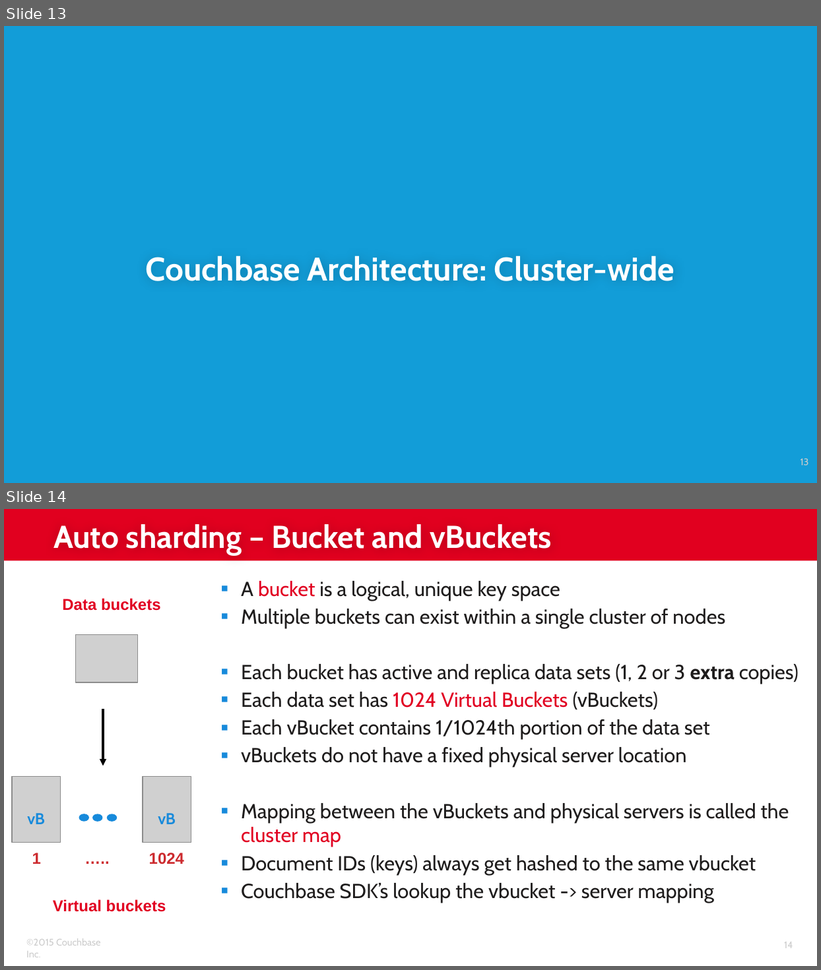
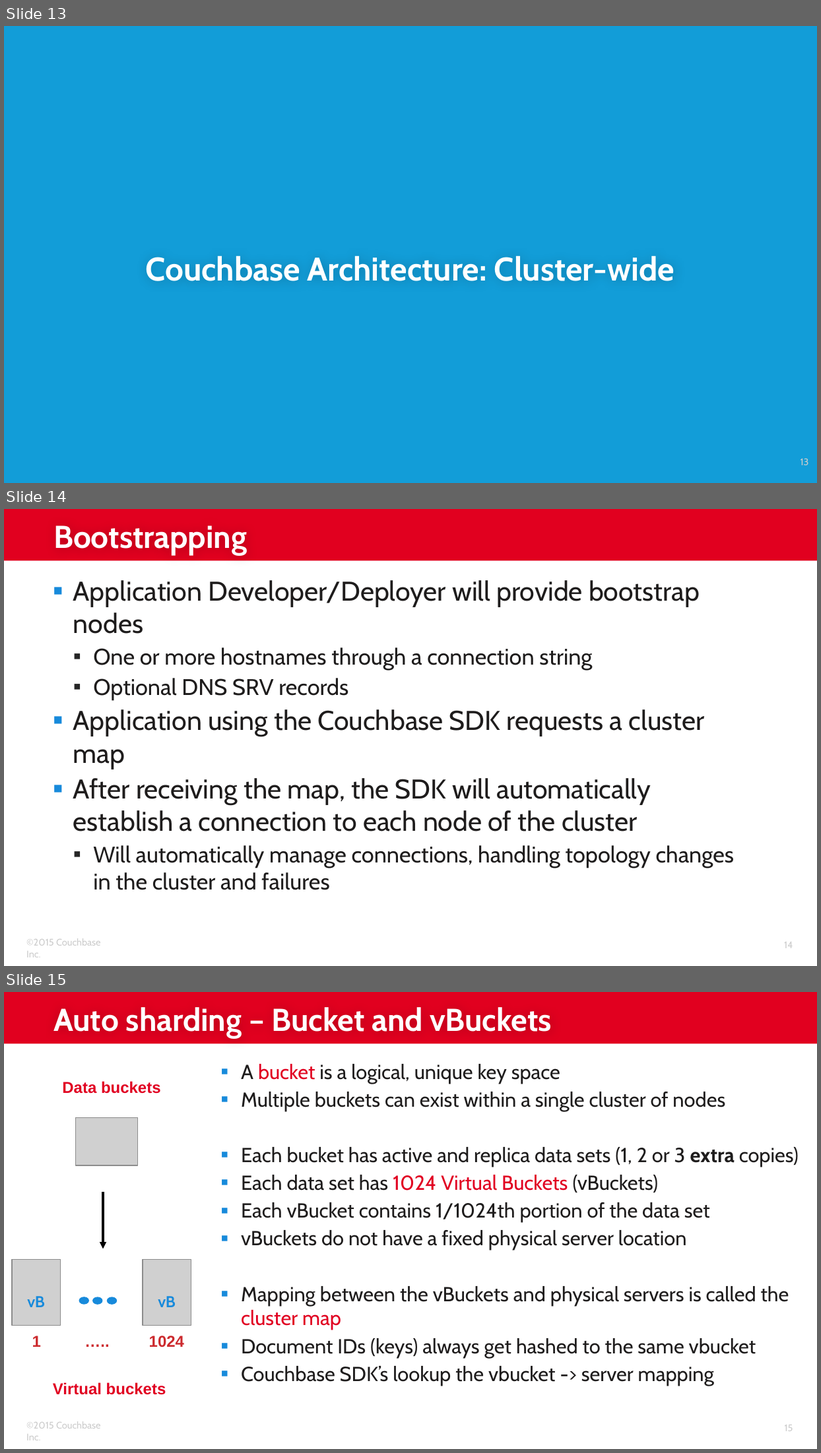
Before and after one commit to subalakr/workshop, a slide deck: server/presentations/Lec-01_Architectural_Overview.pptx. Shown one above the other, each under a label of ours: slides 13 and 14 before the commit, slides 13, 14 and 15 after it. The pictures are 821x970 and 821x1453 pixels, drawn with LibreOffice and Linux fonts; fonts in the diff are those of the drawing; grey boxes stand for pictures; background and template pictures are left out. Boxes give left, top, right and bottom in pixels: in the first picture for what was removed or moved away, otherwise in the second. Text is boxed around its words. In the diff, an @@ line names an element or a change of style, - is before the commit and + after.

```diff
--- a/server/presentations/Lec-01_Architectural_Overview.pptx
+++ b/server/presentations/Lec-01_Architectural_Overview.pptx
@@ slide 14 added at (4, 509, 817, 966), background #FFFFFF; not listed: 3 template elements that a slide beside it also shows @@
@@ title added at (54, 525, 247, 555), 28 pt, text #FFFFFF, bold @@
+Bootstrapping
@@ text added at (73, 580, 734, 890), 24 pt, text #1E1C1C @@
+▪ Application Developer/Deployer will provide bootstrap nodes
+  ▪ One or more hostnames through a connection string
+  ▪ Optional DNS SRV records
+▪ Application using the Couchbase SDK requests a cluster map
+▪ After receiving the map, the SDK will automatically establish a connection to each node of the cluster
+  ▪ Will automatically manage connections, handling topology changes in the cluster and failures
@@ what was slide 14 is now slide 15 @@
@@ page number at (785, 1425, 793, 1432): text changed @@
-14
+15
```
Also in this commit, not shown: 8 slides changed, 4 other slides added, 1 other file.
